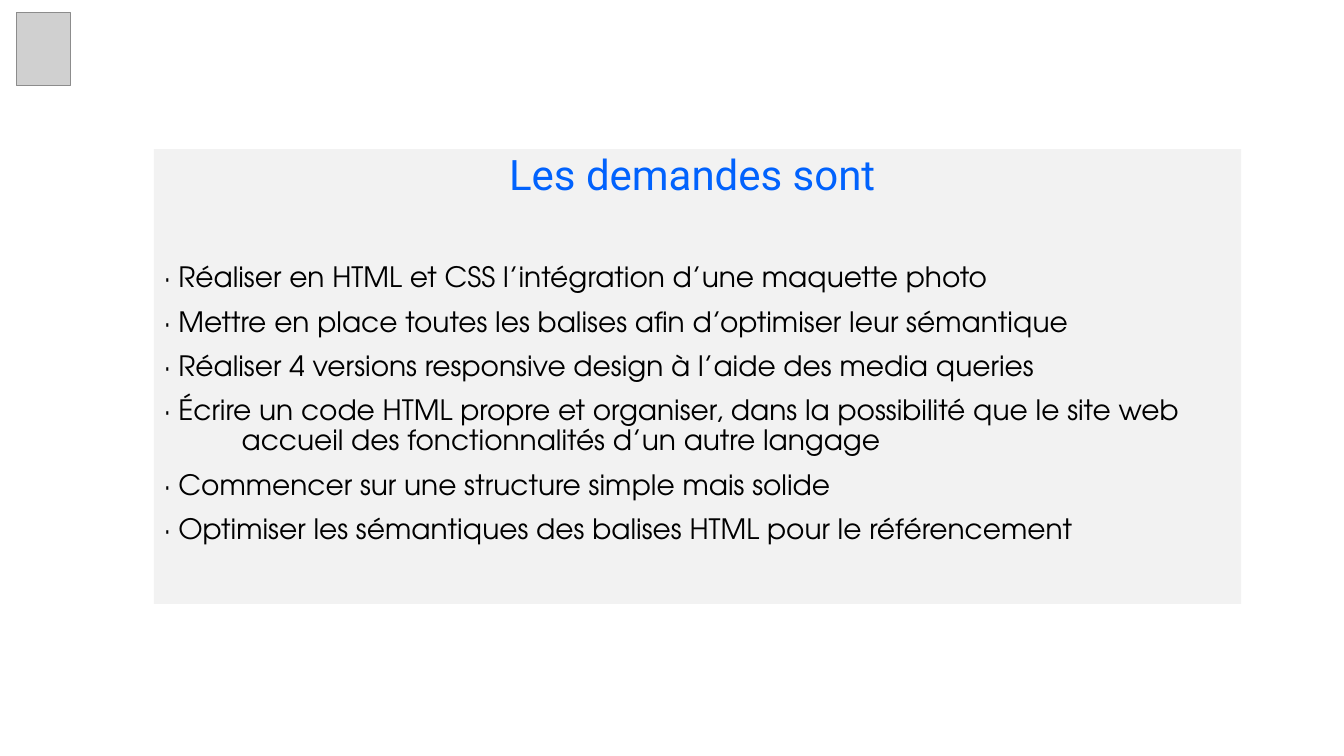
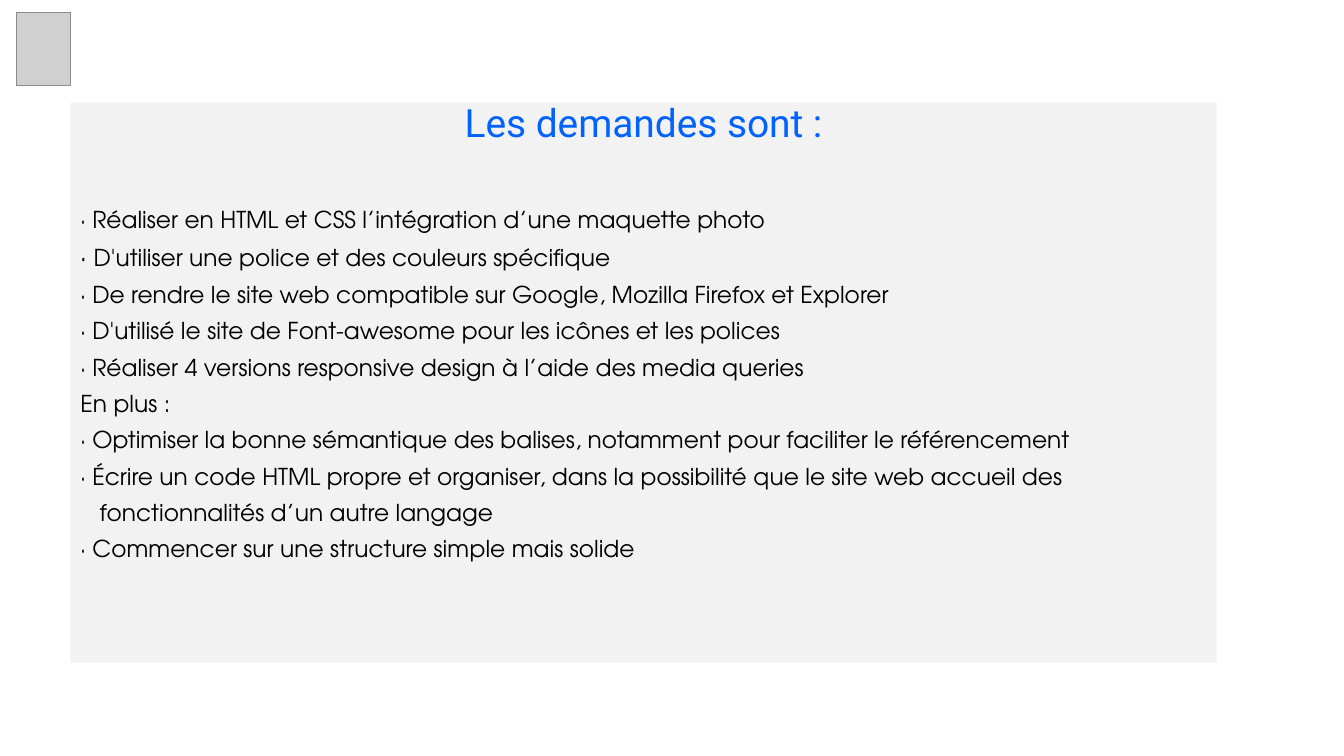
Before and after one commit to Lyss74/DercourtSulyvan_2_22102020, a slide deck: slide 2 of Presentation_Reservia_2_22102020.pptx. Drawn at 1344x756 pixels with LibreOffice and Linux fonts; fonts in the diff are those of the drawing; grey boxes stand for pictures. Boxes give left, top, right and bottom in pixels: in the first picture for what was removed or moved away, otherwise in the second. Text is boxed around its words. In the diff, an @@ line names an element or a change of style, - is before the commit and + after.

```diff
--- a/Presentation_Reservia_2_22102020.pptx
+++ b/Presentation_Reservia_2_22102020.pptx
@@ subtitle "Les demandes sont :": place and size @@
-subtitle "Les demandes sont :" at (154, 149, 1242, 604)
+subtitle "Les demandes sont :" at (71, 103, 1217, 663)
@@ subtitle at (465, 107, 803, 138): text changed; size 30 to 27.8 pt @@
-Les demandes sont
+Les demandes sont :
@@ subtitle at (92, 210, 803, 562): size 20 to 16.6 pt in "· Réaliser en HTML et CSS l’intégration ...", "· Réaliser 4 versions responsive design à ...", "· Commencer sur une structure simple mais ..."; line spacing 0.9 to 0.8 @@
@@ subtitle at (92, 248, 888, 344): text changed; size 20 to 16.6 pt @@
-· Mettre en place toutes les balises afin d’optimiser leur sémantique
+· D'utiliser une police et des couleurs spécifique
+· De rendre le site web compatible sur Google, Mozilla Firefox et Explorer
+· D'utilisé le site de Font-awesome pour les icônes et les polices
@@ subtitle at (80, 394, 1069, 526): text changed; size 20 to 16.6 pt @@
-· Écrire un code HTML propre et organiser, dans la possibilité que le site web accueil des fonctionnalités d’un autre langage
+En plus :
+· Optimiser la bonne sémantique des balises, notamment pour faciliter le référencement
+· Écrire un code HTML propre et organiser, dans la possibilité que le site web accueil des
+fonctionnalités d’un autre langage
@@ subtitle at (178, 517, 1072, 545): paragraph removed @@
-· Optimiser les sémantiques des balises HTML pour le référencement
```
Also in this commit, not shown: 1 other slide changed, 4 slides added, 3 slides removed.
